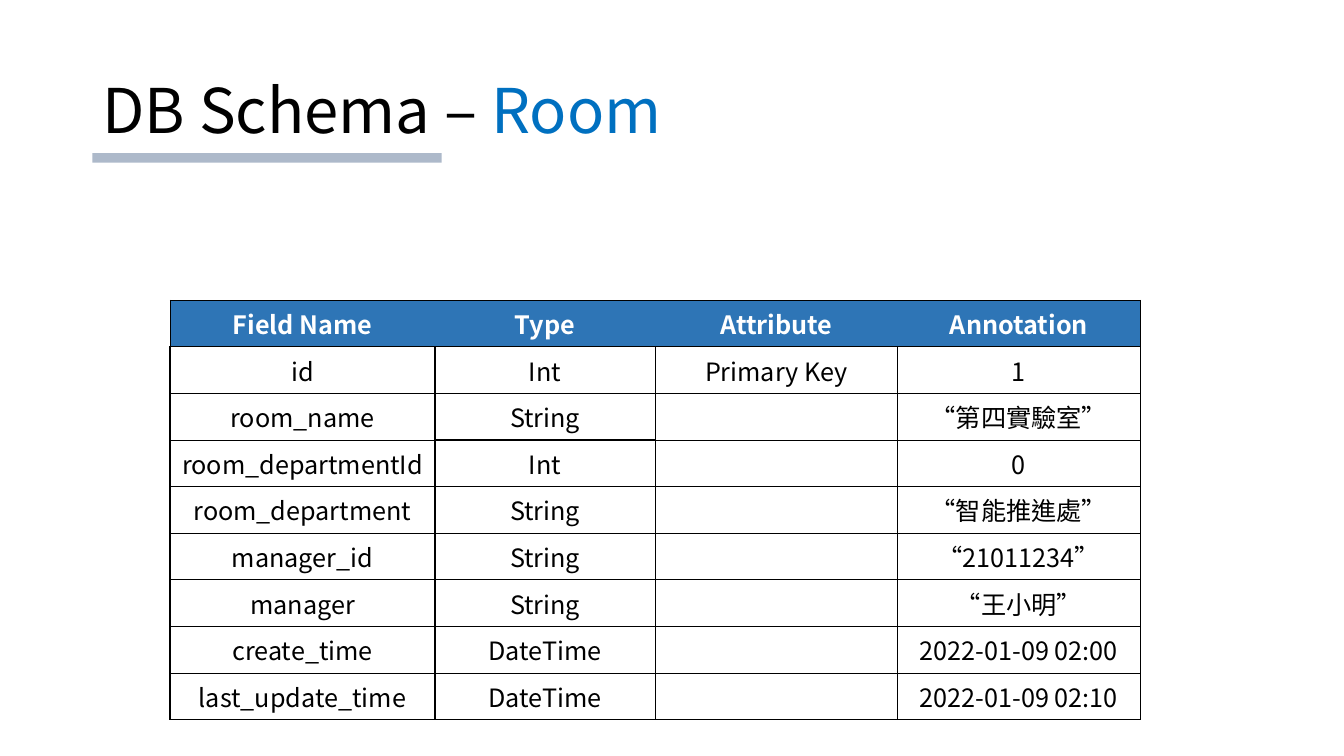
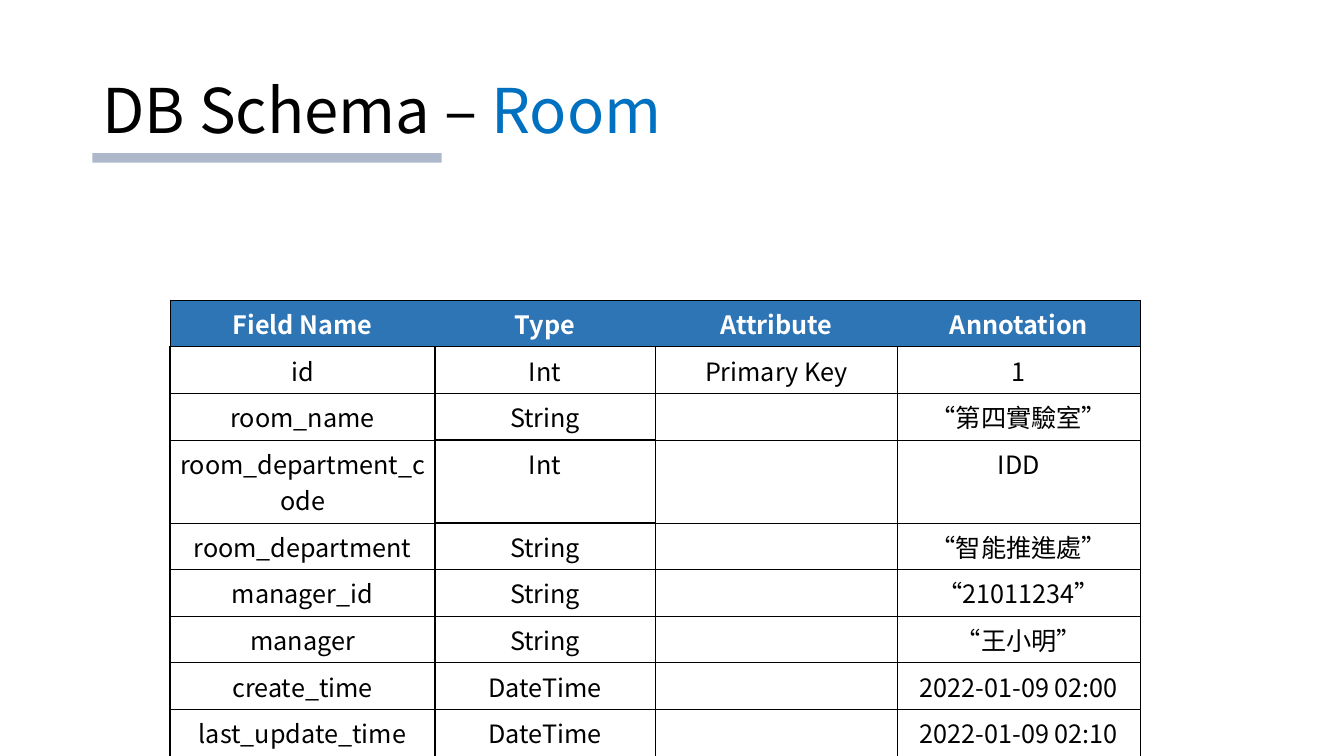
Before and after one commit to deternan/room_reservation, a slide deck: slide 6 of documents/room_reservation_v0.3.pptx (slide 7 before the commit). Drawn at 1344x756 pixels with LibreOffice and Linux fonts; fonts in the diff are those of the drawing. Boxes give left, top, right and bottom in pixels: in the first picture for what was removed or moved away, otherwise in the second. Text is boxed around its words. In the diff, an @@ line names an element or a change of style, - is before the commit and + after.

```diff
--- a/documents/room_reservation_v0.3.pptx
+++ b/documents/room_reservation_v0.3.pptx
@@ table at (170,300,1141,753) @@
-row 4, column 1: room_departmentId
+row 4, column 1: room_department_code
-row 4, column 4: 0
+row 4, column 4: IDD
```
Also in this commit, not shown: 2 other slides changed, 1 slide removed.
